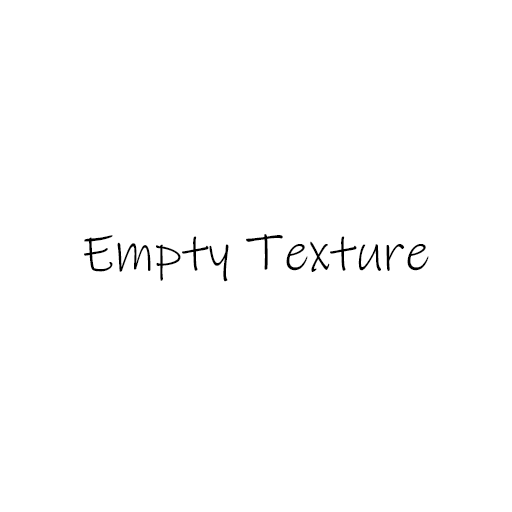
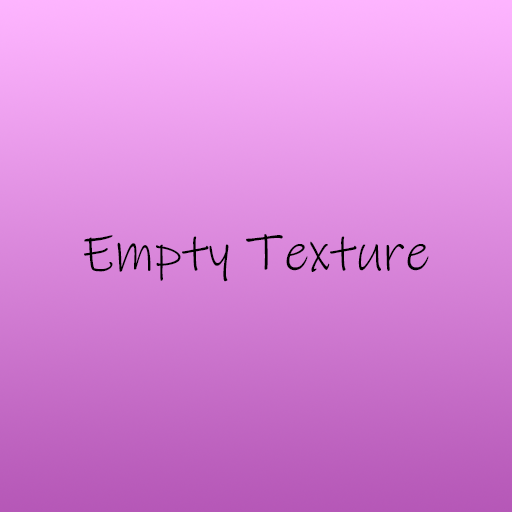
Layer changes from the first 512 × 512 image to the second:
removed layer "Фон" over [0, 0, 512, 512]
added layer "Градиентная заливка 1" over [0, 0, 512, 512]
